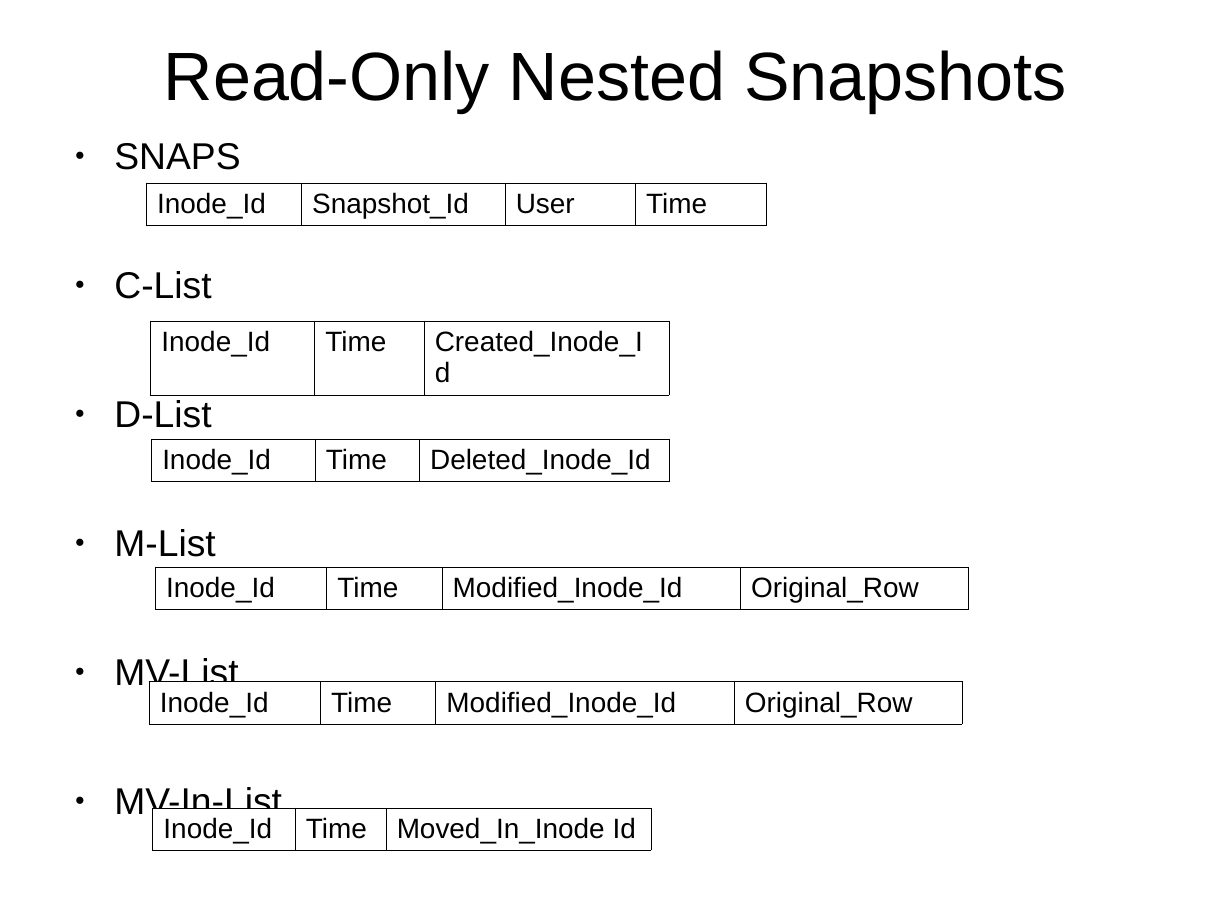
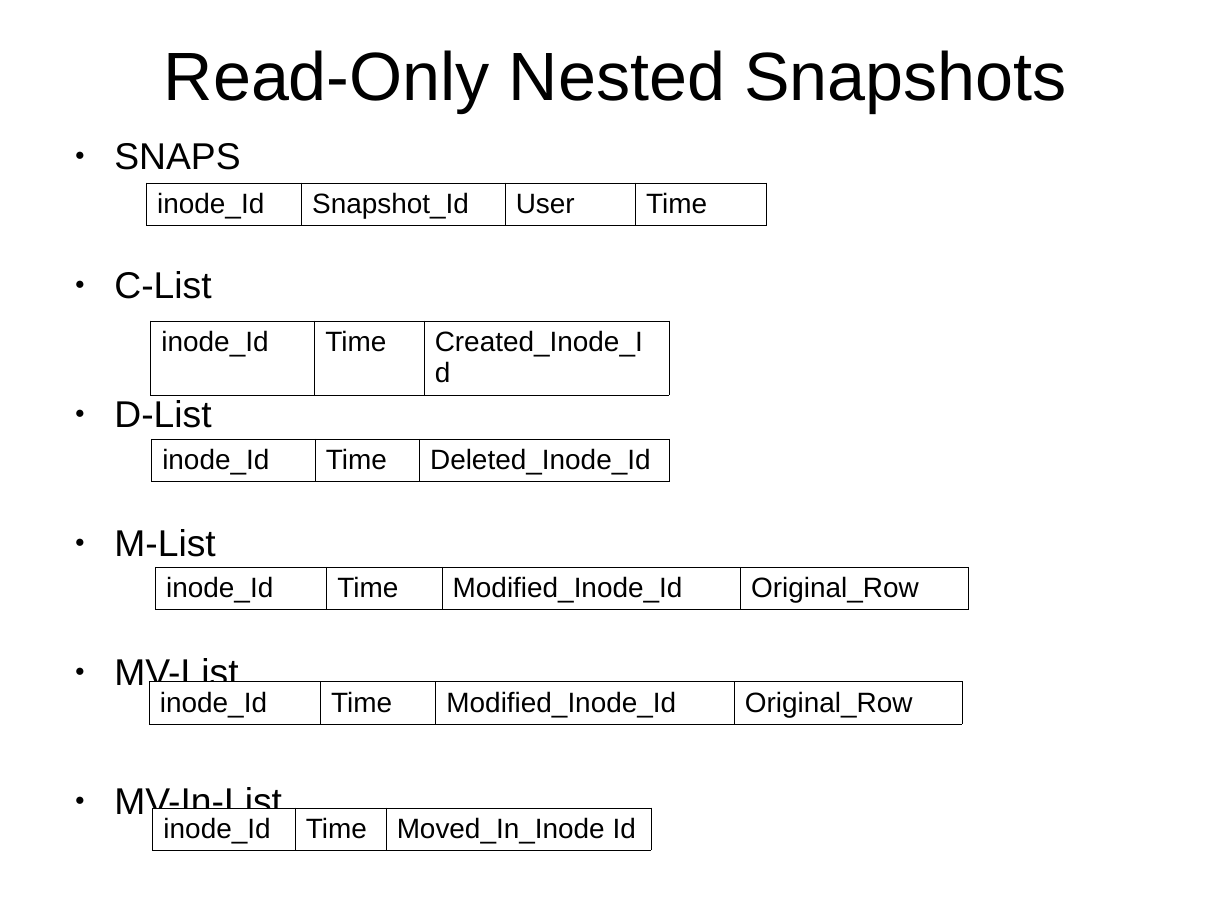
Before and after one commit to pushparajxa/Thesis-Presentation, a slide deck: slide 17 of Final_Presentation.odp (slide 25 before the commit). Drawn at 1232x924 pixels with LibreOffice and Linux fonts; fonts in the diff are those of the drawing. Boxes give left, top, right and bottom in pixels: in the first picture for what was removed or moved away, otherwise in the second. Text is boxed around its words. In the diff, an @@ line names an element or a change of style, - is before the commit and + after.

```diff
--- a/Final_Presentation.odp
+++ b/Final_Presentation.odp
@@ table at <box>146,183,768,360</box> @@
-row 1, column 1: Inode_Id
+row 1, column 1: inode_Id
@@ table at <box>151,321,670,607</box> @@
-row 1, column 1: Inode_Id
+row 1, column 1: inode_Id
@@ table at <box>151,439,667,721</box> @@
-row 1, column 1: Inode_Id
+row 1, column 1: inode_Id
@@ table at <box>155,567,968,721</box> @@
-row 1, column 1: Inode_Id
+row 1, column 1: inode_Id
@@ table at <box>149,682,961,724</box> @@
-row 1, column 1: Inode_Id
+row 1, column 1: inode_Id
@@ table at <box>152,808,650,851</box> @@
-row 1, column 1: Inode_Id
+row 1, column 1: inode_Id
```
Also in this commit, not shown: 16 other slides changed, 5 slides added, 22 slides removed, 5 other files.
